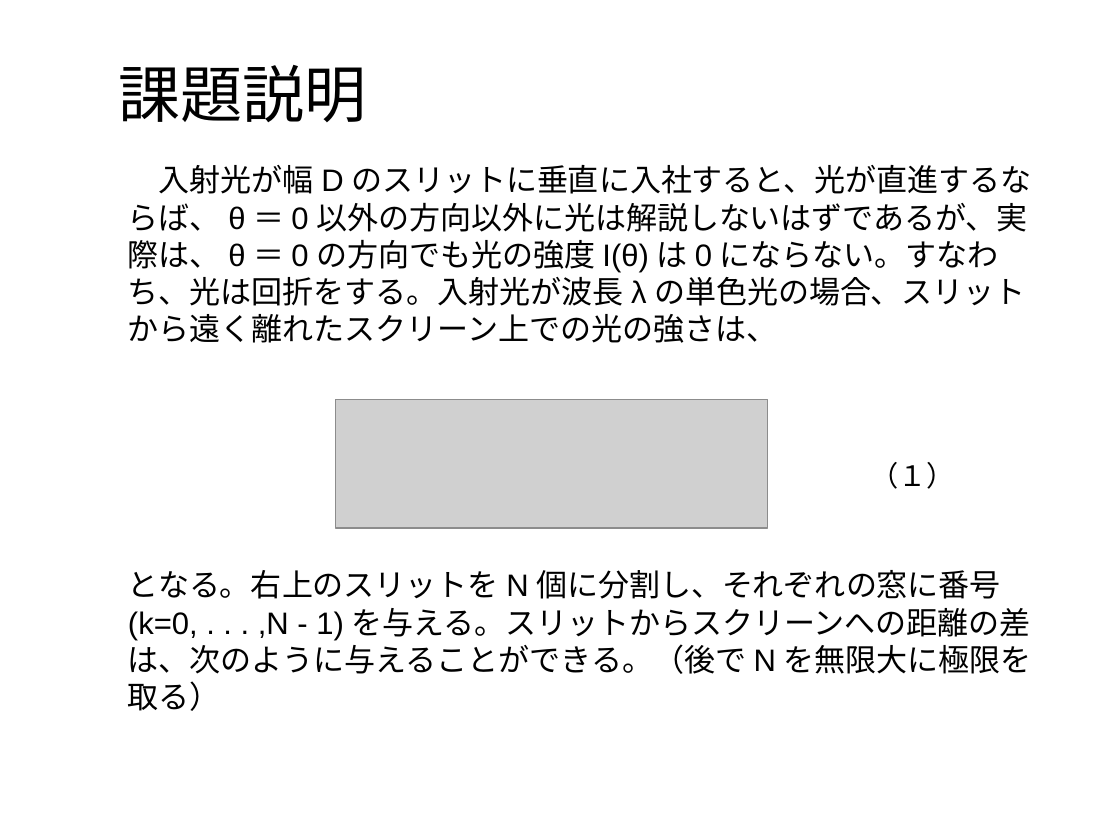
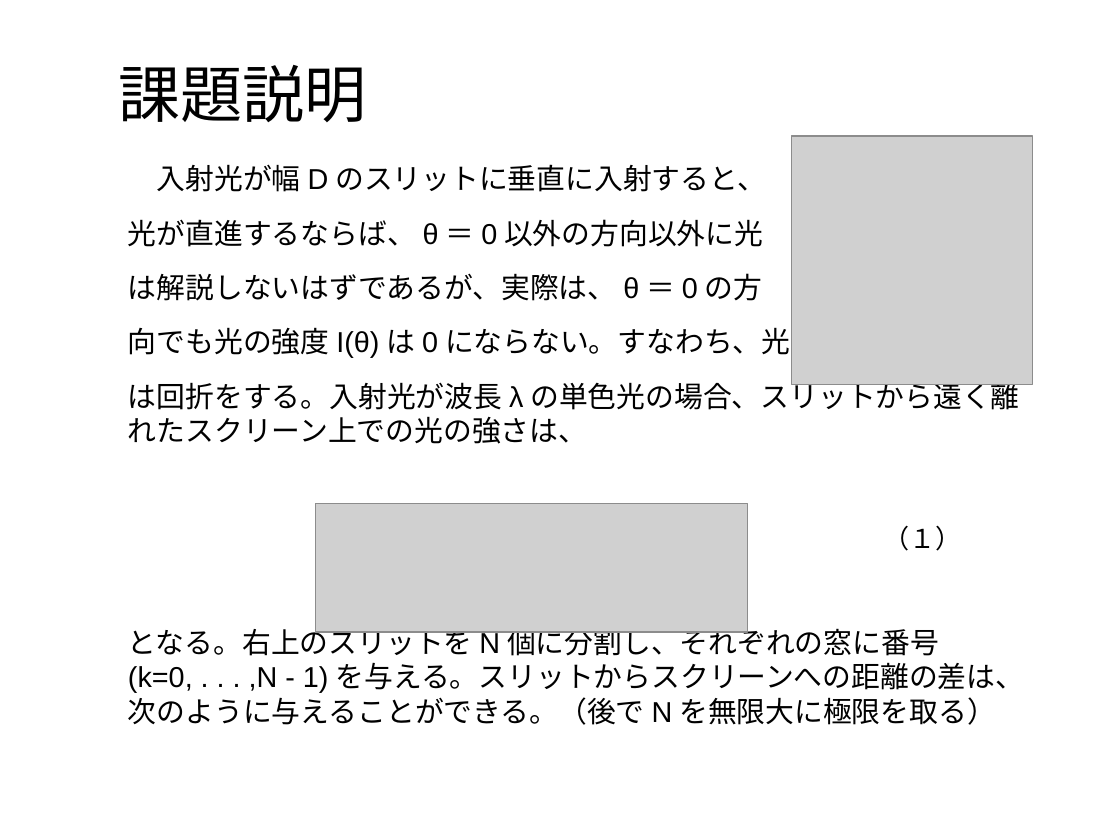
Before and after one commit to Dsaikoro/Storage, a slide deck: slide 2 of presen.odp. Drawn at 1120x840 pixels with LibreOffice and Linux fonts; fonts in the diff are those of the drawing; grey boxes stand for pictures; background and template pictures are left out. Boxes give left, top, right and bottom in pixels: in the first picture for what was removed or moved away, otherwise in the second. Text is boxed around its words. In the diff, an @@ line names an element or a change of style, - is before the commit and + after.

```diff
--- a/presen.odp
+++ b/presen.odp
@@ picture added at (x1=793, y1=136, x2=1033, y2=385) @@
@@ text at (x1=128, y1=164, x2=1019, y2=444): text changed; size 22 to 20.4 pt @@
-入射光が幅Dのスリットに垂直に入社すると、光が直進するならば、θ＝0以外の方向以外に光は解説しないはずであるが、実際は、θ＝0の方向でも光の強度I(θ)は0にならない。すなわち、光は回折をする。入射光が波長λの単色光の場合、スリットから遠く離れたスクリーン上での光の強さは、
+入射光が幅Dのスリットに垂直に入射すると、
+光が直進するならば、θ＝0以外の方向以外に光
+は解説しないはずであるが、実際は、θ＝0の方
+向でも光の強度I(θ)は0にならない。すなわち、光
+は回折をする。入射光が波長λの単色光の場合、スリットから遠く離れたスクリーン上での光の強さは、
@@ picture moved from (x1=336, y1=399, x2=768, y2=528) to (x1=316, y1=503, x2=748, y2=632) @@
@@ text at (x1=128, y1=525, x2=1025, y2=725): size 20 to 18.5 pt in "（１）"; size 22 to 20.4 pt in "となる。右上のスリットをN個に分割し、それぞれの窓に番号(k=0, . . . ,N - 1)を与える。スリットからスク ..." @@
```
Also in this commit, not shown: 5 other slides changed, 3 other files.
